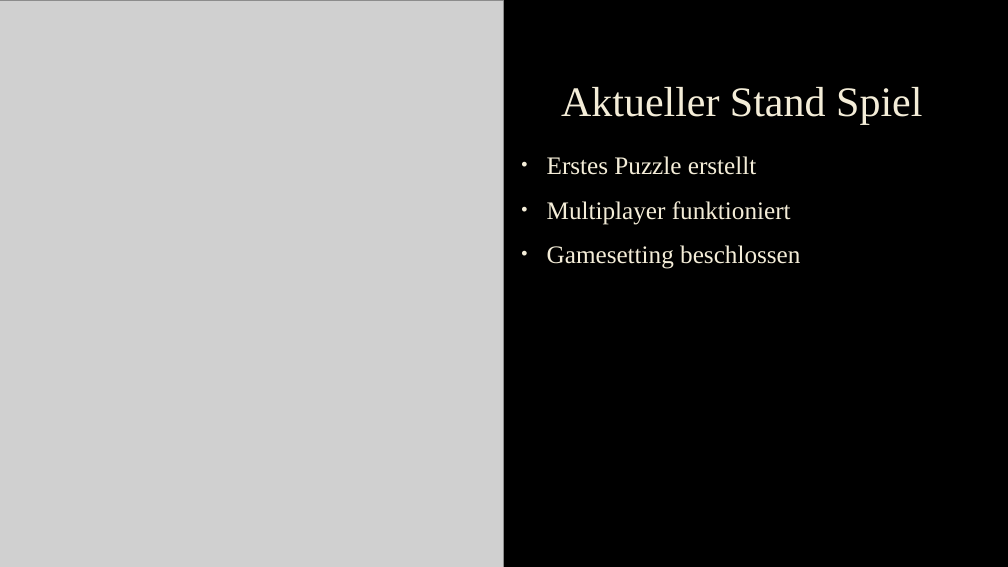
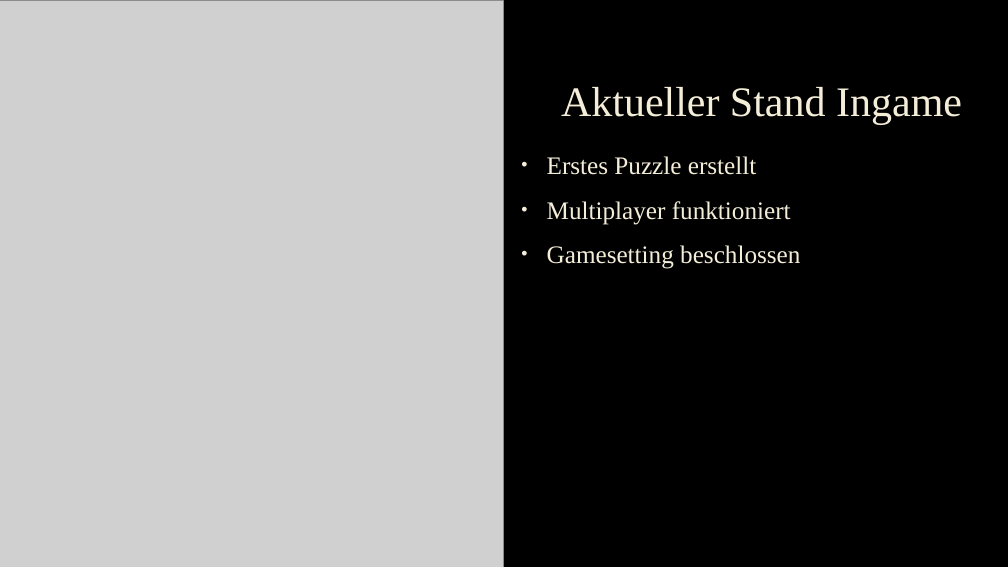
Before and after one commit to ChristophLasinger/Youre-not-alone, a slide deck: slide 2 of documents/You‘re not alone.pptx. Drawn at 1008x567 pixels with LibreOffice and Linux fonts; fonts in the diff are those of the drawing; grey boxes stand for pictures; background and template pictures are left out. Boxes give left, top, right and bottom in pixels: in the first picture for what was removed or moved away, otherwise in the second. Text is boxed around its words. In the diff, an @@ line names an element or a change of style, - is before the commit and + after.

```diff
--- a/documents/You‘re not alone.pptx
+++ b/documents/You‘re not alone.pptx
@@ title at bbox=[561, 87, 962, 124]: text changed @@
-Aktueller Stand Spiel
+Aktueller Stand Ingame
```
Also in this commit, not shown: 13 other slides changed, 1 other file.
